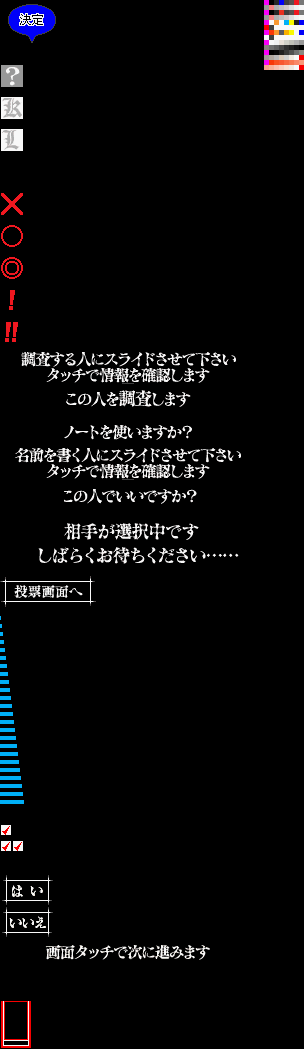
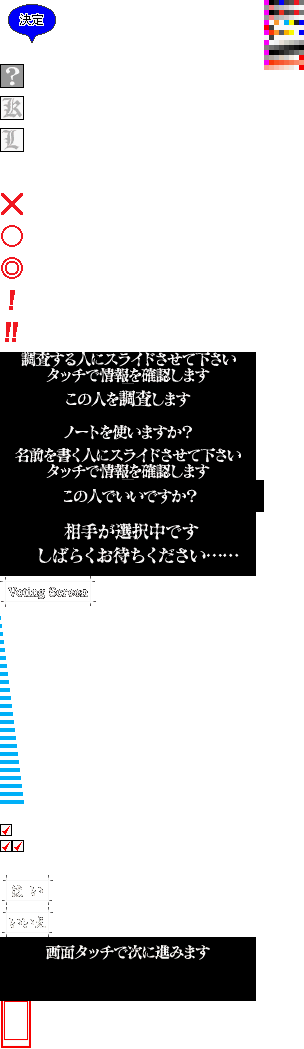
Two versions of the same layered image (304 x 1049). Layer-by-layer changes:
painted on "l_kira_17_0" over 8, 585, 88, 599
